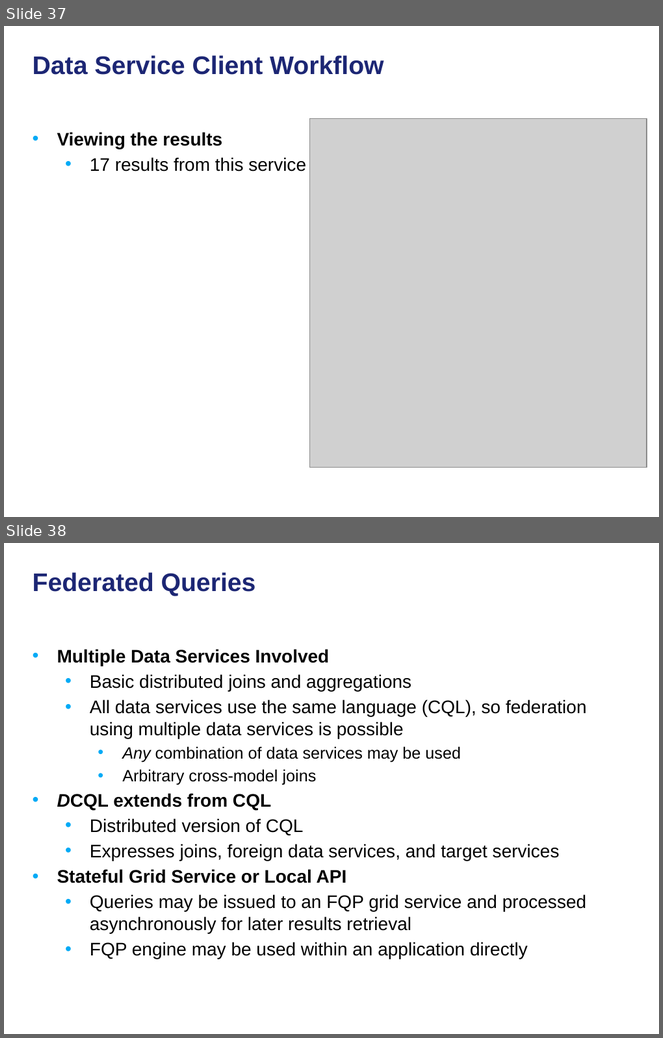
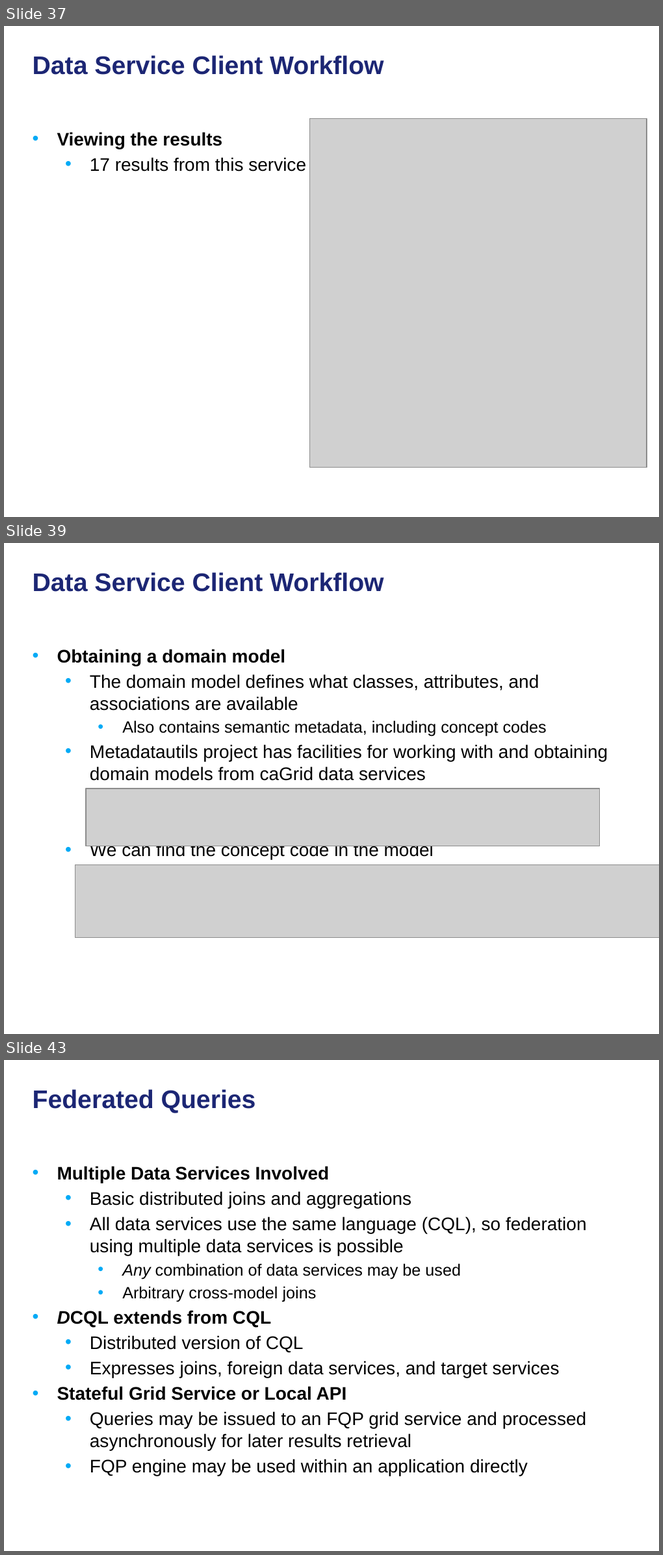
Before and after one commit to NCIP/cagrid-docs, a slide deck: presentations/200906_Novartis/caGrid Data Services.pptx. Shown one above the other, each under a label of ours: slides 37 and 38 before the commit, slides 37, 39 and 43 after it; the slides between them are not shown. The pictures are 663x1038 and 663x1555 pixels, drawn with LibreOffice and Linux fonts; fonts in the diff are those of the drawing; grey boxes stand for pictures; background and template pictures are left out. Boxes give left, top, right and bottom in pixels: in the first picture for what was removed or moved away, otherwise in the second. Text is boxed around its words. In the diff, an @@ line names an element or a change of style, - is before the commit and + after.

```diff
--- a/presentations/200906_Novartis/caGrid Data Services.pptx
+++ b/presentations/200906_Novartis/caGrid Data Services.pptx
@@ slide 39 added at [4, 543, 659, 1034], background picture (left out) @@
@@ title added at [33, 572, 384, 592], 28 pt, text #1C2674, bold @@
+Data Service Client Workflow
@@ text added at [57, 649, 608, 860], 20 pt, text #000000 @@
+• Obtaining a domain model
+  • The domain model defines what classes, attributes, and associations are available
+    • Also contains semantic metadata, including concept codes
+  • Metadatautils project has facilities for working with and obtaining domain models from caGrid data services
+  • We can find the concept code in the model
@@ picture added at [86, 789, 599, 847] @@
@@ picture added at [75, 865, 659, 938] @@
@@ what was slide 38 is now slide 43 @@
```
Also in this commit, not shown: 3 slides changed, 4 other slides added.
